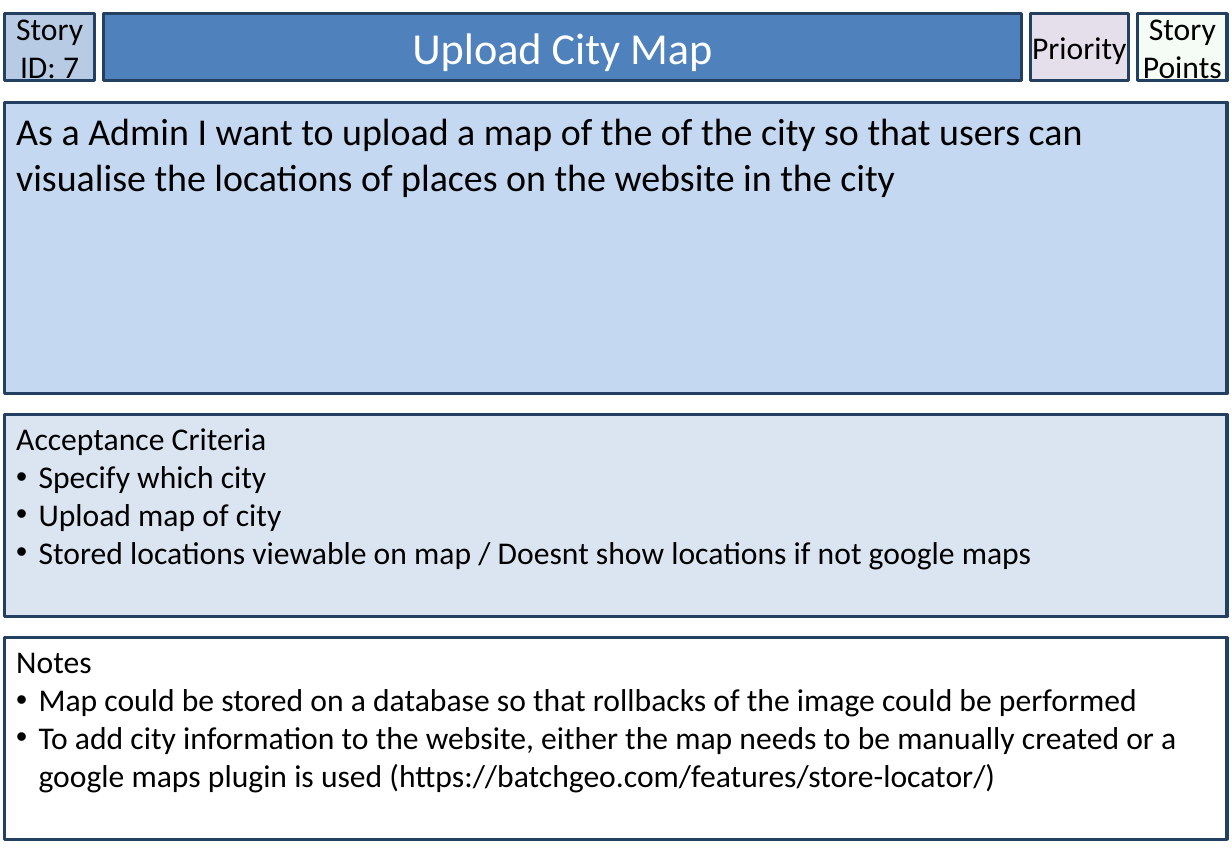
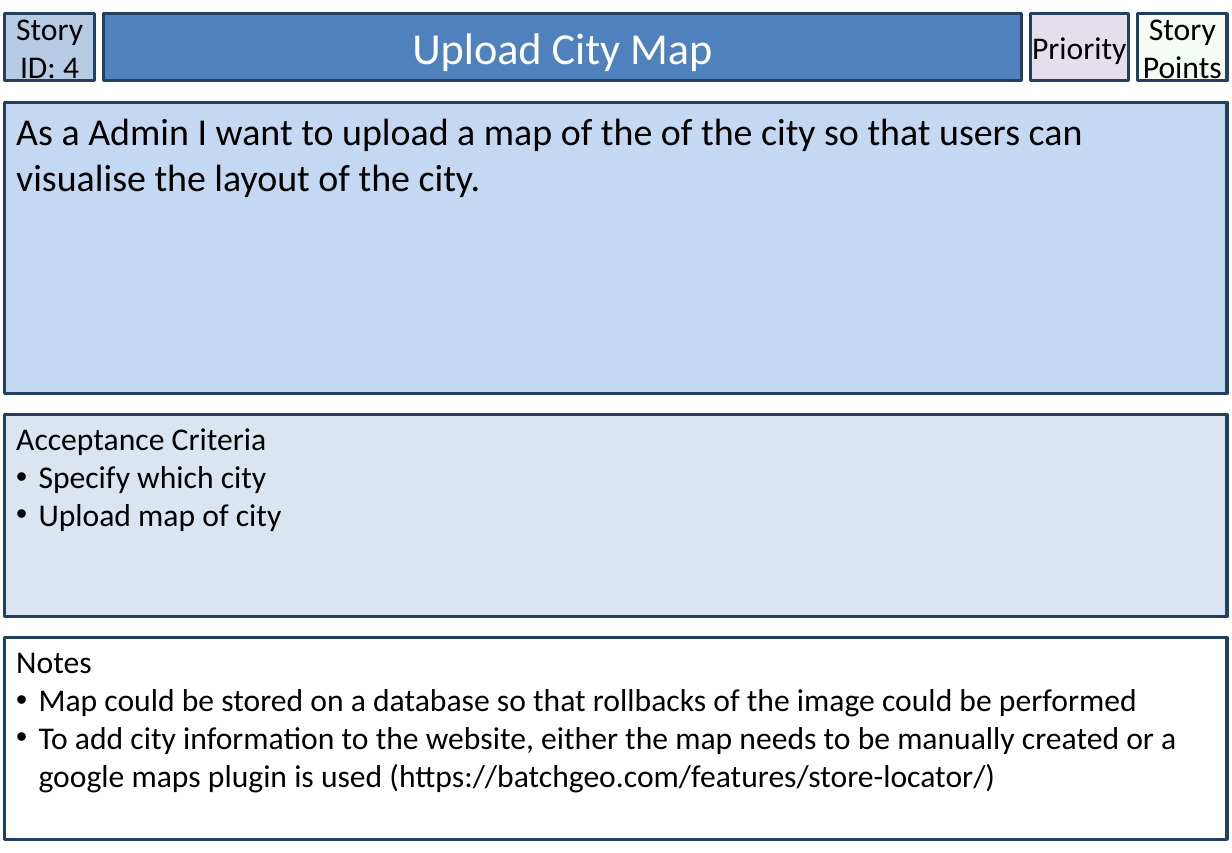
Before and after one commit to lowejosh/Django-landmarks, a slide deck: slide 5 of Story Cards.pptx (slide 8 before the commit). Drawn at 1232x853 pixels with LibreOffice and Linux fonts; fonts in the diff are those of the drawing. Boxes give left, top, right and bottom in pixels: in the first picture for what was removed or moved away, otherwise in the second. Text is boxed around its words. In the diff, an @@ line names an element or a change of style, - is before the commit and + after.

```diff
--- a/Story Cards.pptx
+++ b/Story Cards.pptx
@@ text in rectangle at (x1=16, y1=14, x2=83, y2=87): text changed @@
-Story ID: 7
+Story ID: 4
@@ text in rectangle at (x1=16, y1=118, x2=1083, y2=197): text changed @@
-As a Admin I want to upload a map of the of the city so that users can visualise the locations of places on the website in the city
+As a Admin I want to upload a map of the of the city so that users can visualise the layout of the city.
@@ text in rectangle at (x1=39, y1=542, x2=1031, y2=570): paragraph removed @@
-• Stored locations viewable on map / Doesnt show locations if not google maps
```
Also in this commit, not shown: 29 other slides changed, 1 slide added, 4 slides removed, 2 other files.
